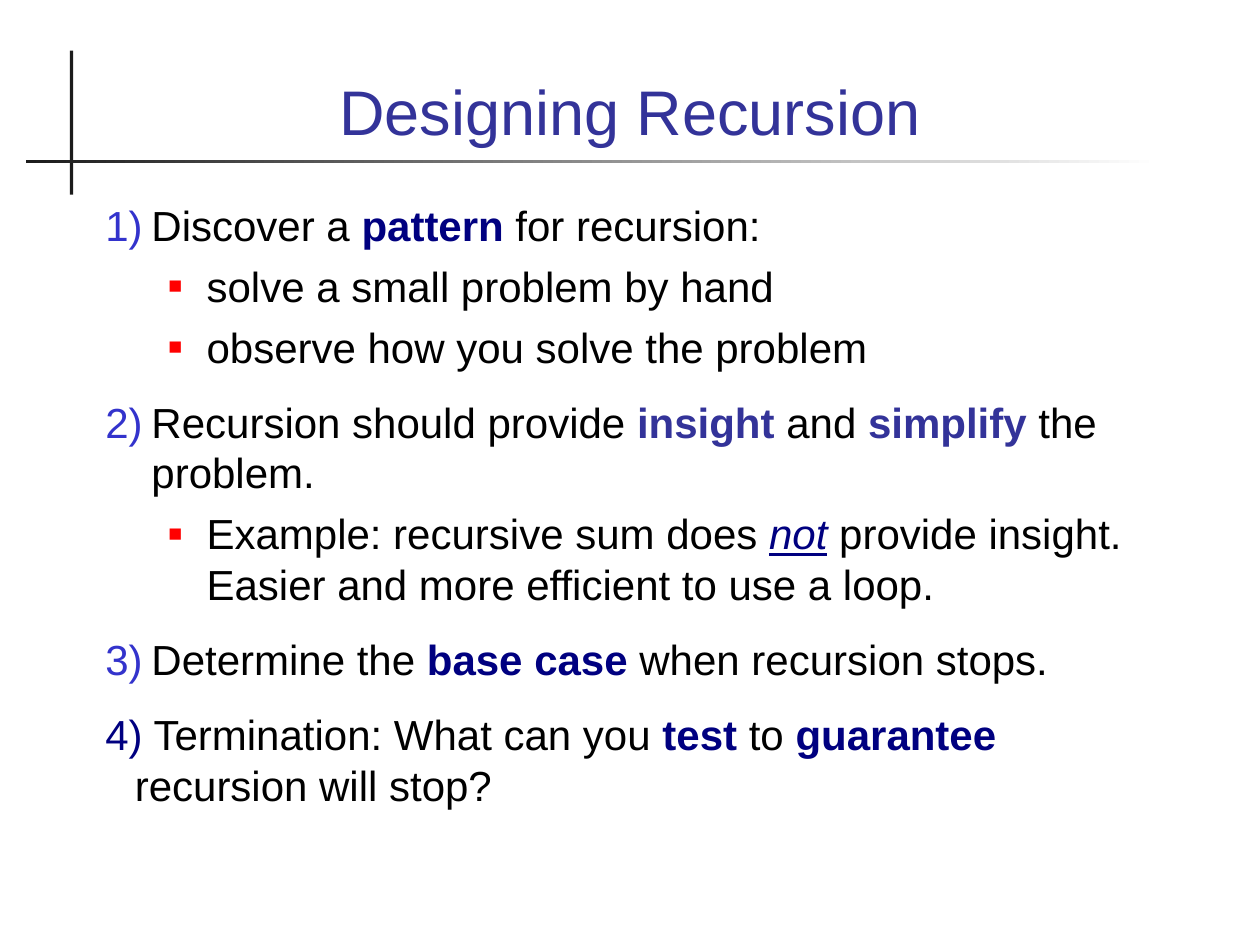
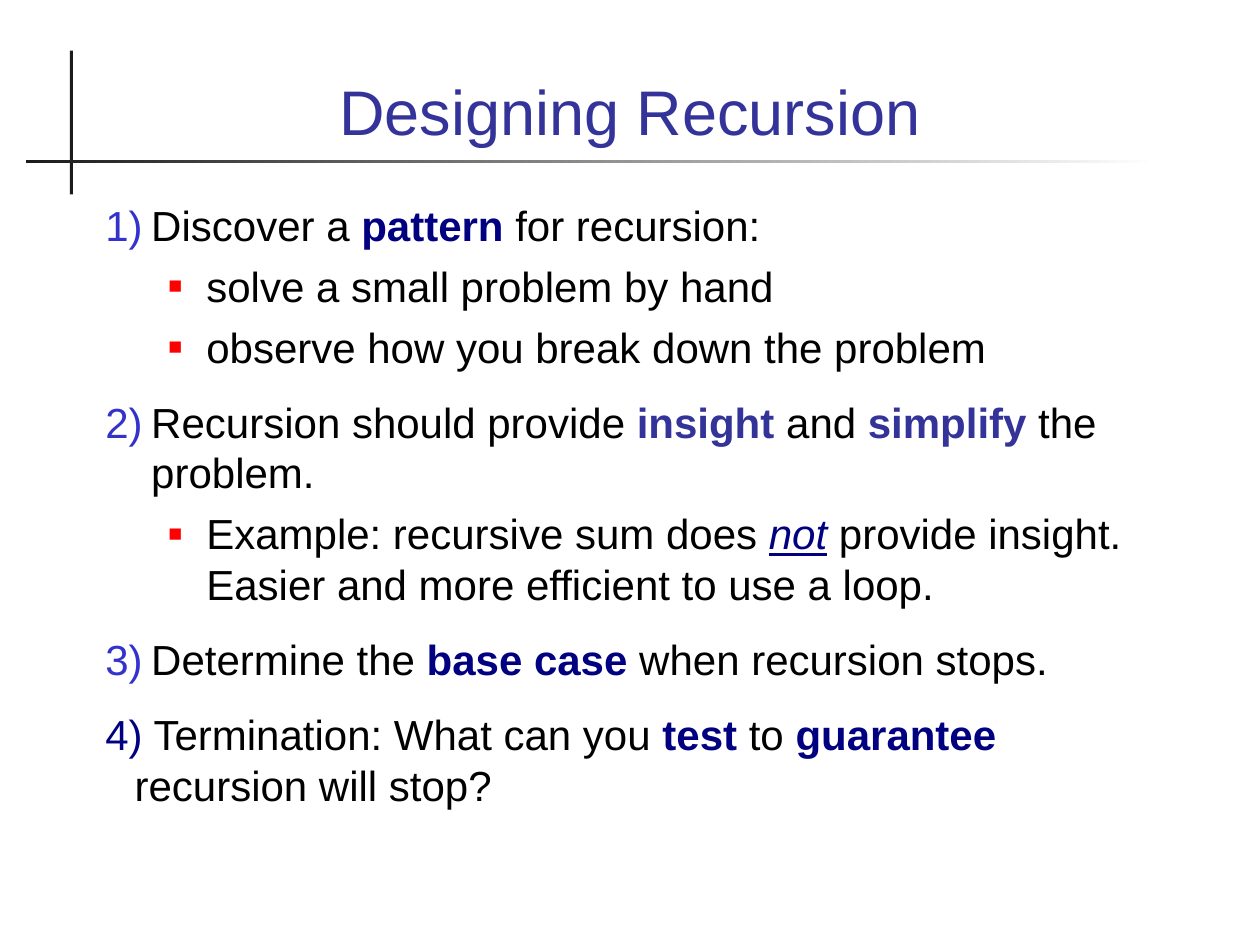
Before and after one commit to skeoop/skeoop.github.io, a slide deck: slide 10 of recursion/Recursion.ppt. Drawn at 1260x945 pixels with LibreOffice and Linux fonts; fonts in the diff are those of the drawing. Boxes give left, top, right and bottom in pixels: in the first picture for what was removed or moved away, otherwise in the second. Text is boxed around its words. In the diff, an @@ line names an element or a change of style, - is before the commit and + after.

```diff
--- a/recursion/Recursion.ppt
+++ b/recursion/Recursion.ppt
@@ text at <box>135,210,1121,809</box>: indent changed @@
@@ text at <box>206,332,986,371</box>: text changed @@
-  ■ observe how you solve the problem
+  ■ observe how you break down the problem
```
Also in this commit, not shown: 20 other slides changed, 2 other files.
